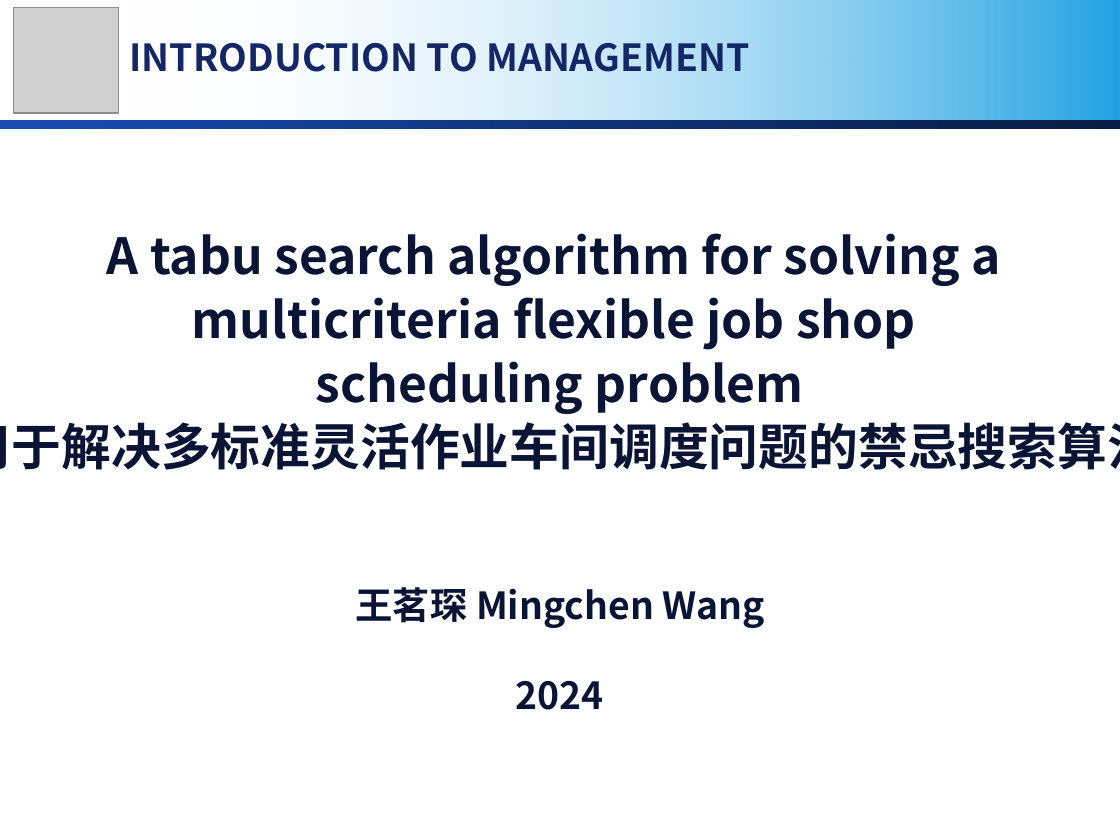
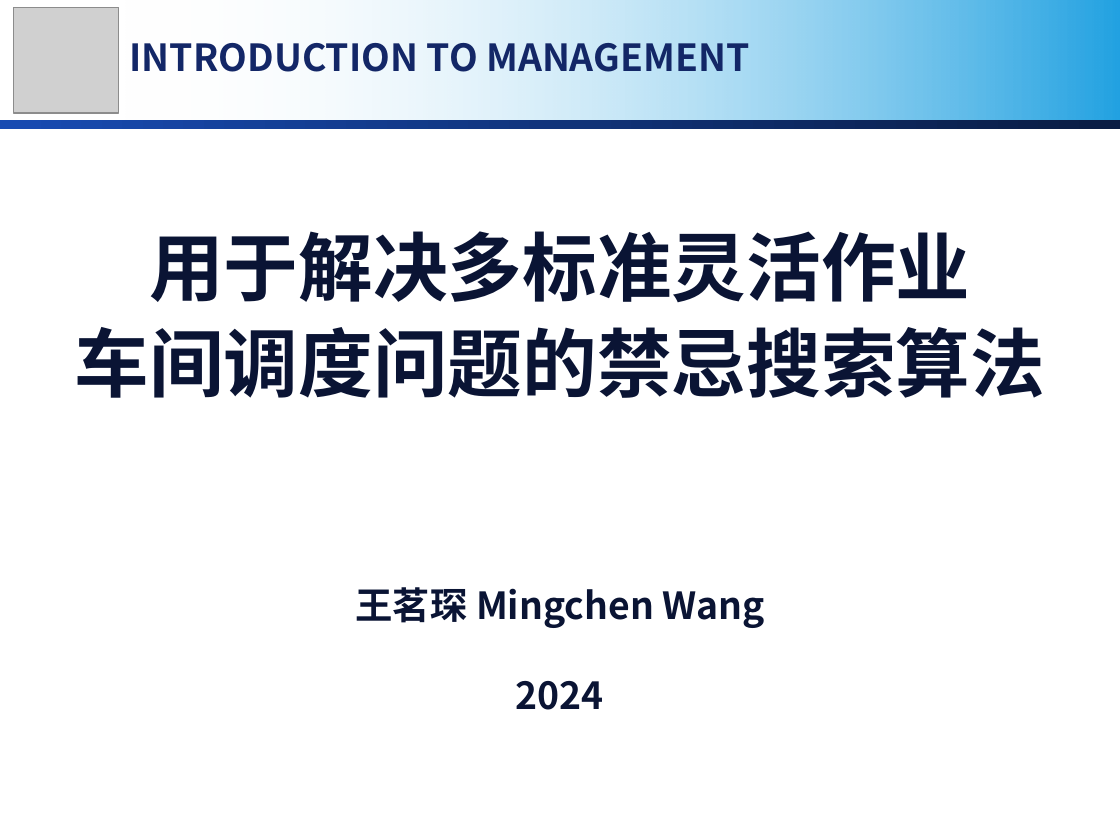
Before and after one commit to MirrichWangD/MUST, a slide deck: slide 1 of 管理學導論/presentation.pptx. Drawn at 1120x840 pixels with LibreOffice and Linux fonts; fonts in the diff are those of the drawing; grey boxes stand for pictures; background and template pictures are left out. Boxes give left, top, right and bottom in pixels: in the first picture for what was removed or moved away, otherwise in the second. Text is boxed around its words. In the diff, an @@ line names an element or a change of style, - is before the commit and + after.

```diff
--- a/管理學導論/presentation.pptx
+++ b/管理學導論/presentation.pptx
@@ text at [75,231,1045,398]: text changed; size 32 to 48 pt @@
-A tabu search algorithm for solving a
-multicriteria flexible job shop
-scheduling problem
-用于解决多标准灵活作业车间调度问题的禁忌搜索算法
+用于解决多标准灵活作业
+车间调度问题的禁忌搜索算法
```
Also in this commit, not shown: 5 other slides changed, 6 slides added.
